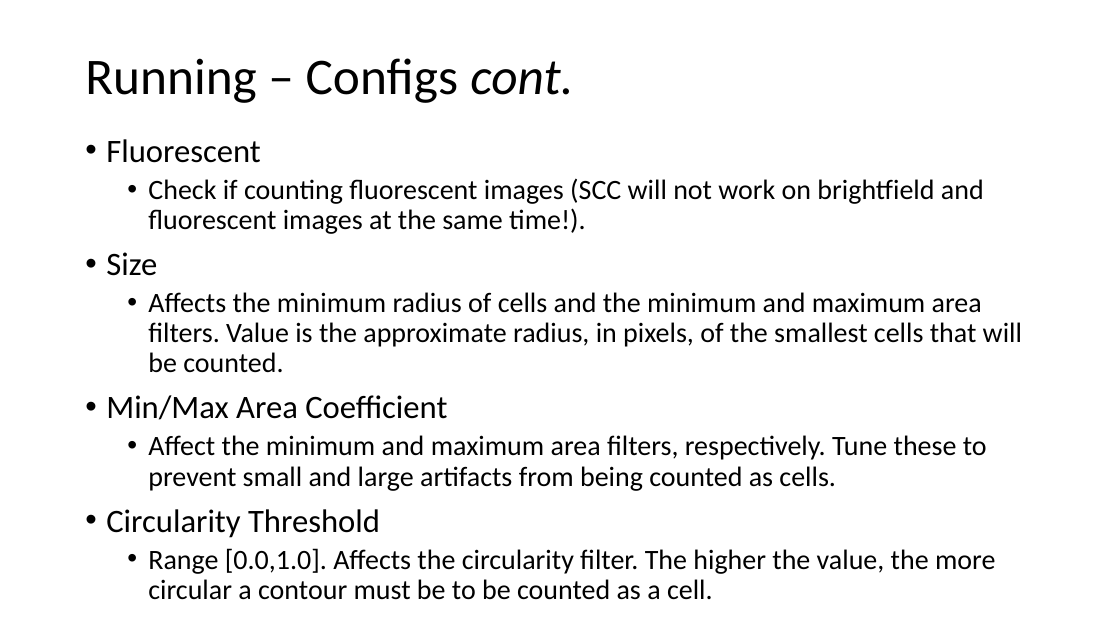
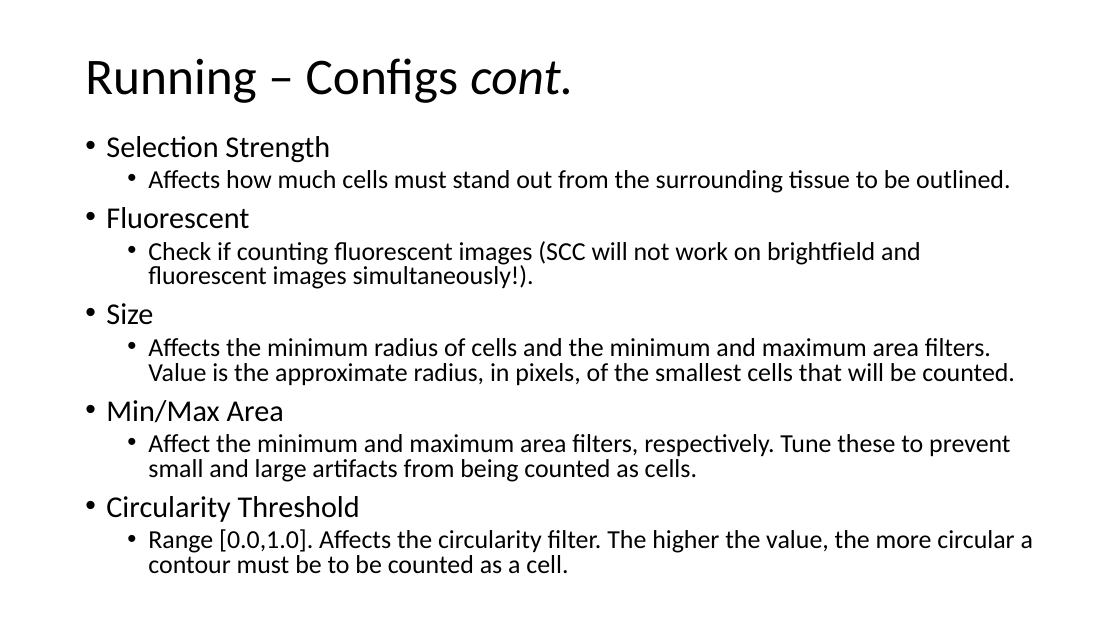
Before and after one commit to aneeshbal/SimpylCellCounter, a slide deck: slide 6 of Tutorials/scc2.0Protocols.pptx (slide 5 before the commit). Drawn at 1120x630 pixels with LibreOffice and Linux fonts; fonts in the diff are those of the drawing. Boxes give left, top, right and bottom in pixels: in the first picture for what was removed or moved away, otherwise in the second. Text is boxed around its words. In the diff, an @@ line names an element or a change of style, - is before the commit and + after.

```diff
--- a/Tutorials/scc2.0Protocols.pptx
+++ b/Tutorials/scc2.0Protocols.pptx
@@ text at <box>106,136,1010,193</box>: paragraphs added @@
+• Selection Strength
+  • Affects how much cells must stand out from the surrounding tissue to be outlined.
@@ text at <box>106,207,1033,574</box>: size 28 to 25.9 pt in "Fluorescent", "Size", "Circularity Threshold"; size 24 to 22.2 pt in "Affects the minimum radius of cells and ...", "Affect the minimum and maximum area filters, ...", "Range [0.0,1.0]. Affects the circularity filter. The ..."; line spacing 0.9 to 0.8 @@
@@ text at <box>148,241,921,289</box>: text changed; size 24 to 22.2 pt @@
-  • Check if counting fluorescent images (SCC will not work on brightfield and fluorescent images at the same time!).
+  • Check if counting fluorescent images (SCC will not work on brightfield and fluorescent images simultaneously!).
@@ text at <box>106,400,284,423</box>: text changed; size 28 to 25.9 pt @@
-• Min/Max Area Coefficient
+• Min/Max Area
```
Also in this commit, not shown: 7 other slides changed, 2 slides added, 1 slide removed, 1 other file.
